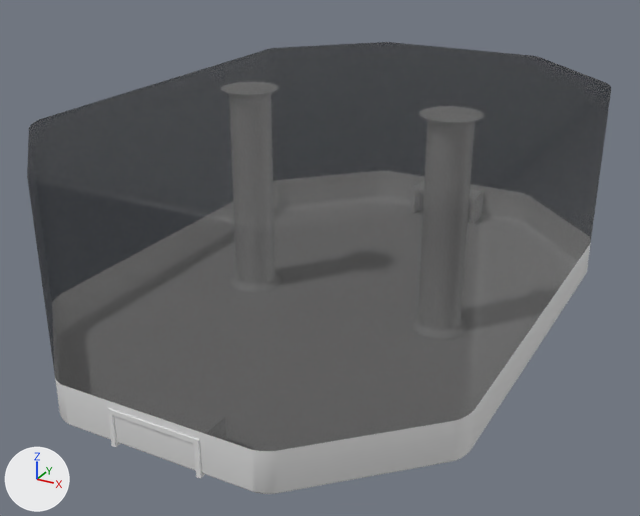
A saved change to the Blender file Assets/3D Models/Map/Map.blend.
One viewpoint serves both versions: a 50 mm lens placed at (177.0, -345.0, 144.0), pointed at (-3.0, -17.0, -21.0). The axes (+X, +Y, +Z) are drawn at lower left. The lights are the same throughout.
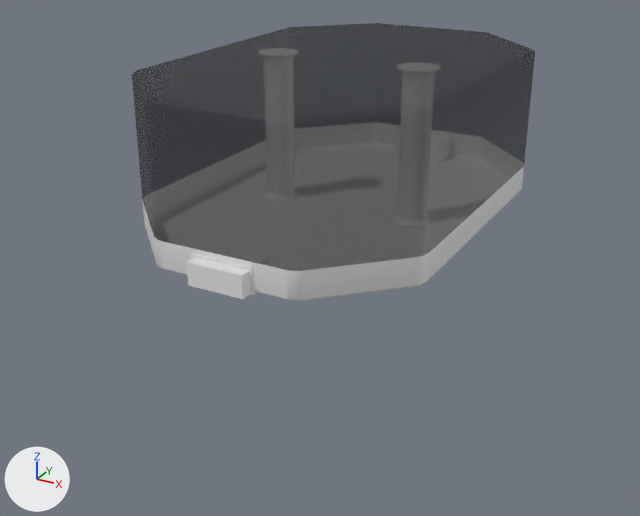
Commit message: Update cubeDistance value in Game.unity scene

Where the change shows, as pixel boxes [x1, y1, x2, y2] in the pictures (640 x 516 px):
'Cube', moved, rescaled (31% narrower, 38% shorter): before [27, 42, 611, 494]; after [132, 23, 535, 301]
'Cube.002', shown: after [187, 258, 250, 299]
'Cube.001', moved, rescaled, reshaped (32% narrower, 40% shorter): before [107, 408, 205, 479]; after [191, 253, 257, 295]

The change, as a list of edits to the scene's bpy script:
```text
Change ob_cube:
    ob_cube.location: (0.0, 0.0, 19.2) -> (0.0, 0.2, 46.9)
    ob_cube.scale: (90.0, 150.0, 50.0) -> (61.5, 103.0, 34.2)
Change ob_cube_001:
    ob_cube_001.location: (0.0, -137.0, -42.0) -> (0.0, -93.5, 5.1)
    ob_cube_001.scale: (20.0, 8.0, 8.0) -> (13.7, 5.47, 5.47)
Change ob_cube_002:
    ob_cube_002.location: (0.0, -140.0, -43.0) -> (0.0, -95.6, 4.4)
    ob_cube_002.scale: (18.0, 12.0, 7.0) -> (12.3, 8.22, 4.79)
    remove ob_cube_002.hide_set(True)
```
